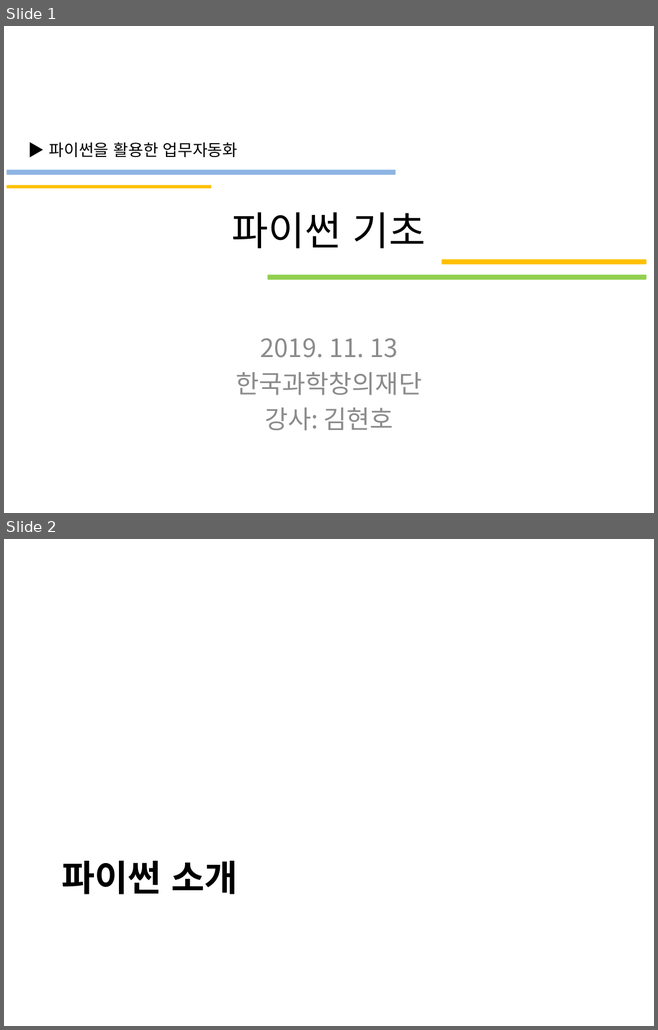
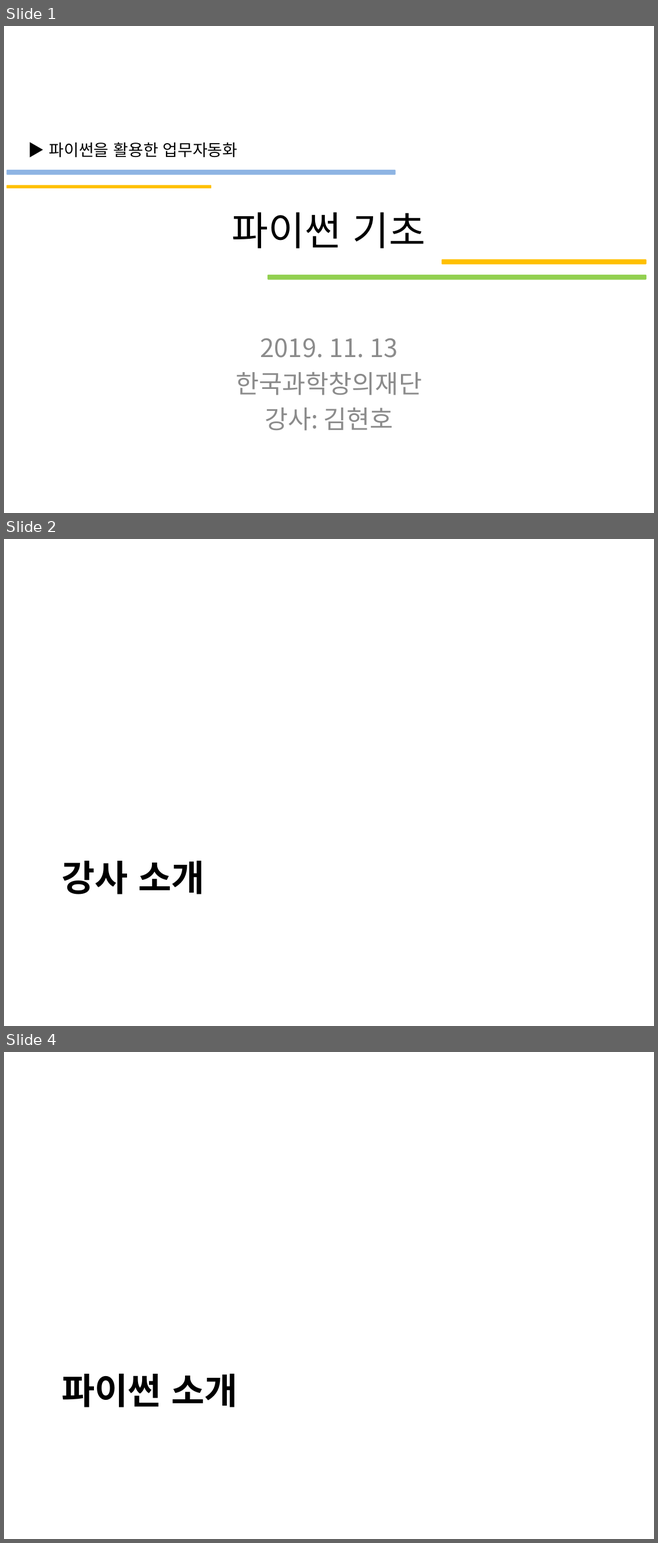
Before and after one commit to gubosd/lecture9, a slide deck: (2019.11.13) 파이썬 기초.pptx. Shown one above the other, each under a label of ours: slides 1 and 2 before the commit, slides 1, 2 and 4 after it; the slides between them are not shown. The pictures are 658x1030 and 658x1543 pixels, drawn with LibreOffice and Linux fonts; fonts in the diff are those of the drawing. Boxes give left, top, right and bottom in pixels: in the first picture for what was removed or moved away, otherwise in the second. Text is boxed around its words. In the diff, an @@ line names an element or a change of style, - is before the commit and + after.

```diff
--- a/(2019.11.13) 파이썬 기초.pptx
+++ b/(2019.11.13) 파이썬 기초.pptx
@@ slide 2 added at [4, 539, 654, 1026], background #FFFFFF @@
@@ title added at [62, 861, 204, 895], 40 pt, text #000000, bold @@
+강사 소개
@@ what was slide 2 is now slide 4 @@
```
Also in this commit, not shown: 1 other slide added.
